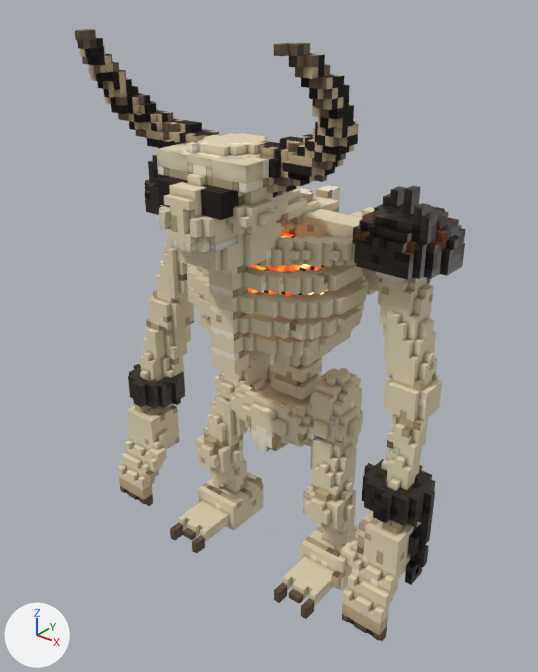
The glTF model src/games/arena/bosses/models/colossus.glb, before and after one commit.
One viewpoint serves both versions: a 50 mm lens placed at (1.42, 0.12, 27.4), pointed at (-0.02, 1.93, 26.28). Every picture has the same lights, and +X, +Y and +Z are marked at lower left. The picture after the commit comes second. Vertices at exactly the same position are counted once.

Before the edit, the objects in view are built like this:
```python
me_colossus = bpy.data.meshes.new('colossus')
me_colossus.from_pydata(...)  # 15423 vertices, 27950 faces; spans x -0.67..0.67, y 1.5..2.26, z 25.38..27.26
me_colossus.materials.append(mat_colossus)
ob_colossus_mesh = bpy.data.objects.new('colossus_mesh', me_colossus)
ob_colossus_mesh.location = (0.0, 0.0, 0.0)
```
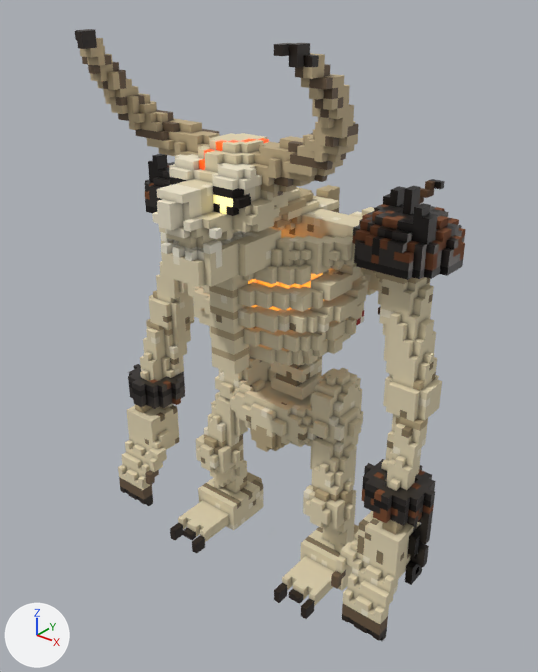
What differs and where, as boxes (x1, y1, x2, y2) in the pictures (538 x 672 px; the box of a moved part takes in the faces that stretch with it):
part 1 of me_colossus, added (mostly hidden): after (356, 310, 364, 325)
part 2 of me_colossus, moved or reshaped: before (156, 135, 363, 367); after (152, 133, 444, 367)
part 3 of me_colossus, surface changed: (75, 29, 466, 641) in both

The change, as a list of edits to the scene's bpy script:
```text
Change me_colossus:
    used by ob_colossus_mesh; location = (0.0, 0.0, 0.0)
    remove me_colossus.from_pydata(...)  # 15423 vertices, 27950 faces; spans x -0.67..0.67, y 1.5..2.26, z 25.38..27.26
    add me_colossus.from_pydata(...)  # 15631 vertices, 28084 faces; spans x -0.67..0.67, y 1.45..2.5, z 25.38..27.26
    me_colossus part 1: a new loose piece of 46 vertices spanning x 0.05..0.1, y 2.21..2.36, z 26.21..26.31, in mat_colossus
    me_colossus part 2: 29 vertices moved from x -0.14..0.17, y 1.52..2.02, z 26.26..26.98 to x -0.12..0.14, y 1.48..2.05, z 26.24..26.95; 1440 vertices removed from x -0.31..0.31, y 1.5..2.19, z 26.26..26.98; 1558 vertices added at x -0.31..0.31, y 1.45..2.5, z 26.24..26.98
    me_colossus part 3: 10931 kept faces spanning x -0.67..0.67, y 1.48..2.26, z 25.38..27.26 get new texture (UV) coordinates
    other edits to the shape of me_colossus do not show in these pictures
```
